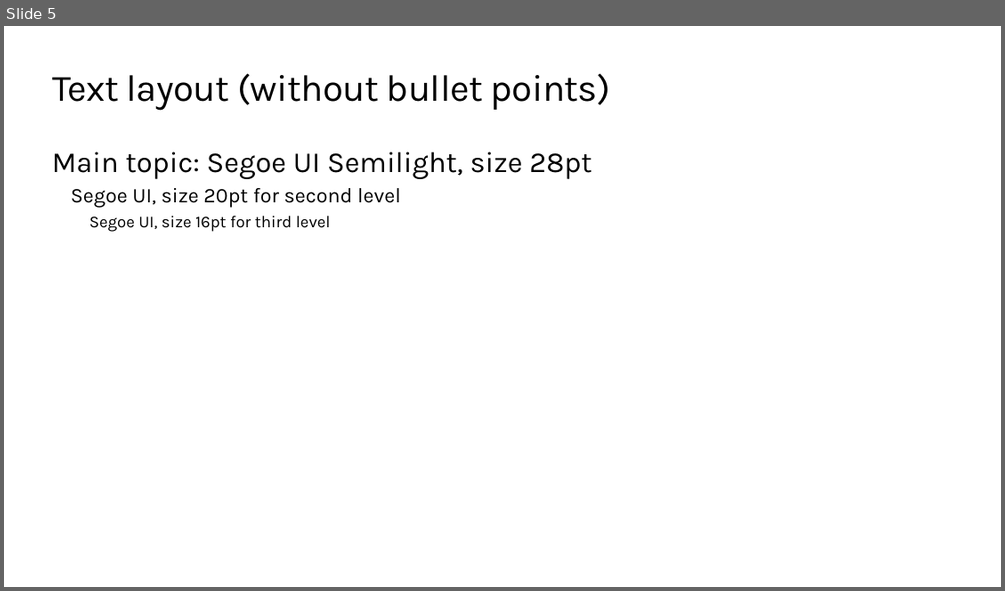
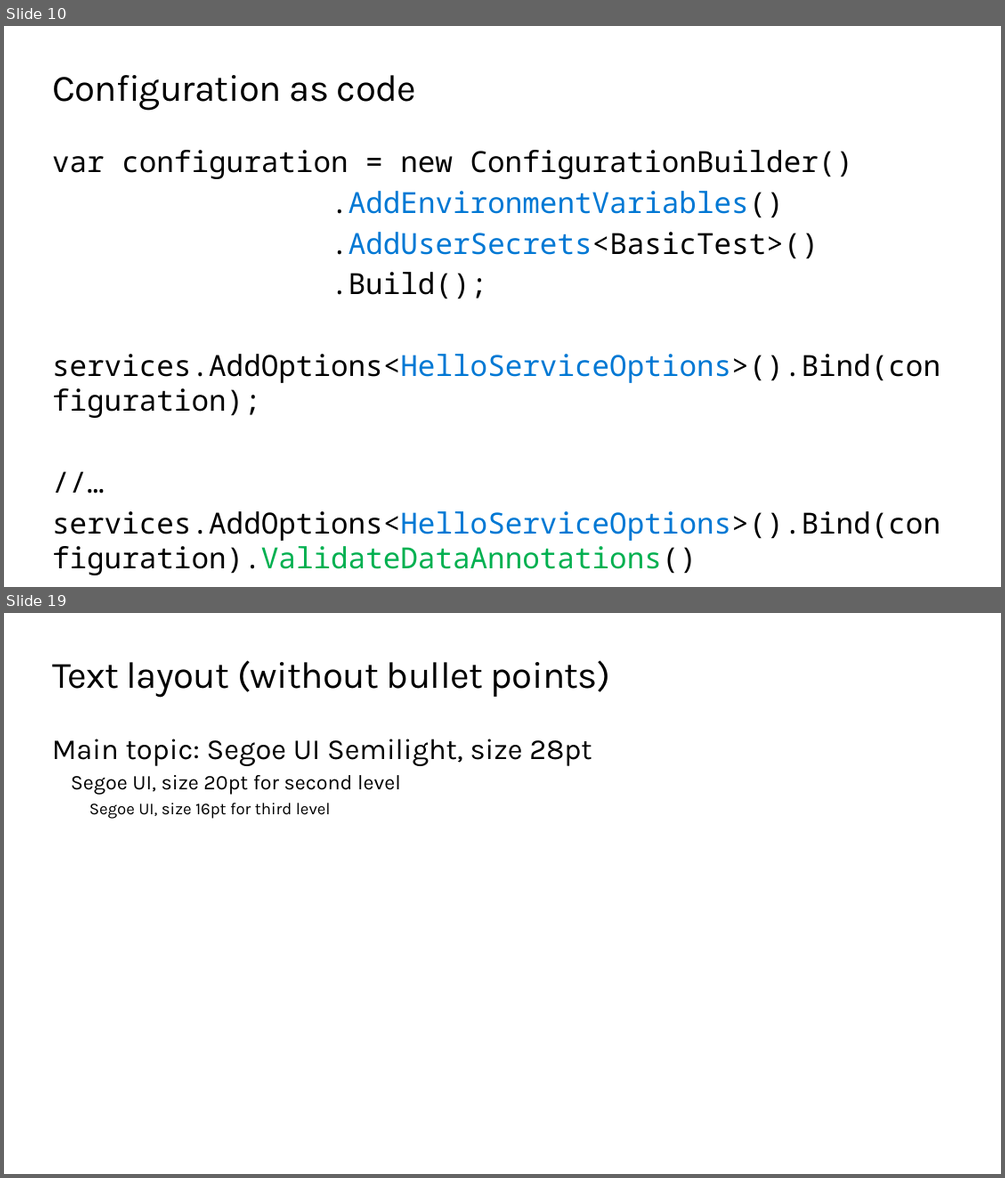
Before and after one commit to skalahonza/VACD2020, a slide deck: slides/Presentation.pptx. Shown one above the other, each under a label of ours: slide 5 before the commit, slides 10 and 19 after it; the slides between them are not shown. The pictures are 1005x591 and 1005x1178 pixels, drawn with LibreOffice and Linux fonts; fonts in the diff are those of the drawing; background and template pictures are left out. Boxes give left, top, right and bottom in pixels: in the first picture for what was removed or moved away, otherwise in the second. Text is boxed around its words. In the diff, an @@ line names an element or a change of style, - is before the commit and + after.

```diff
--- a/slides/Presentation.pptx
+++ b/slides/Presentation.pptx
@@ slide 10 added at [4, 26, 1001, 587], background #FFFFFF @@
@@ title added at [52, 75, 416, 111], 36 pt, text #000000 @@
+Configuration as code
@@ text added at [52, 150, 940, 575], 28 pt, text #000000 @@
+var configuration = new ConfigurationBuilder()
+.AddEnvironmentVariables()
+.AddUserSecrets<BasicTest>()
+.Build();
+services.AddOptions<HelloServiceOptions>().Bind(configuration);
+//…
+services.AddOptions<HelloServiceOptions>().Bind(configuration).ValidateDataAnnotations()
@@ what was slide 5 is now slide 19 @@
```
Also in this commit, not shown: 1 slide changed, 16 other slides added, 5 slides removed, 20 other files.
